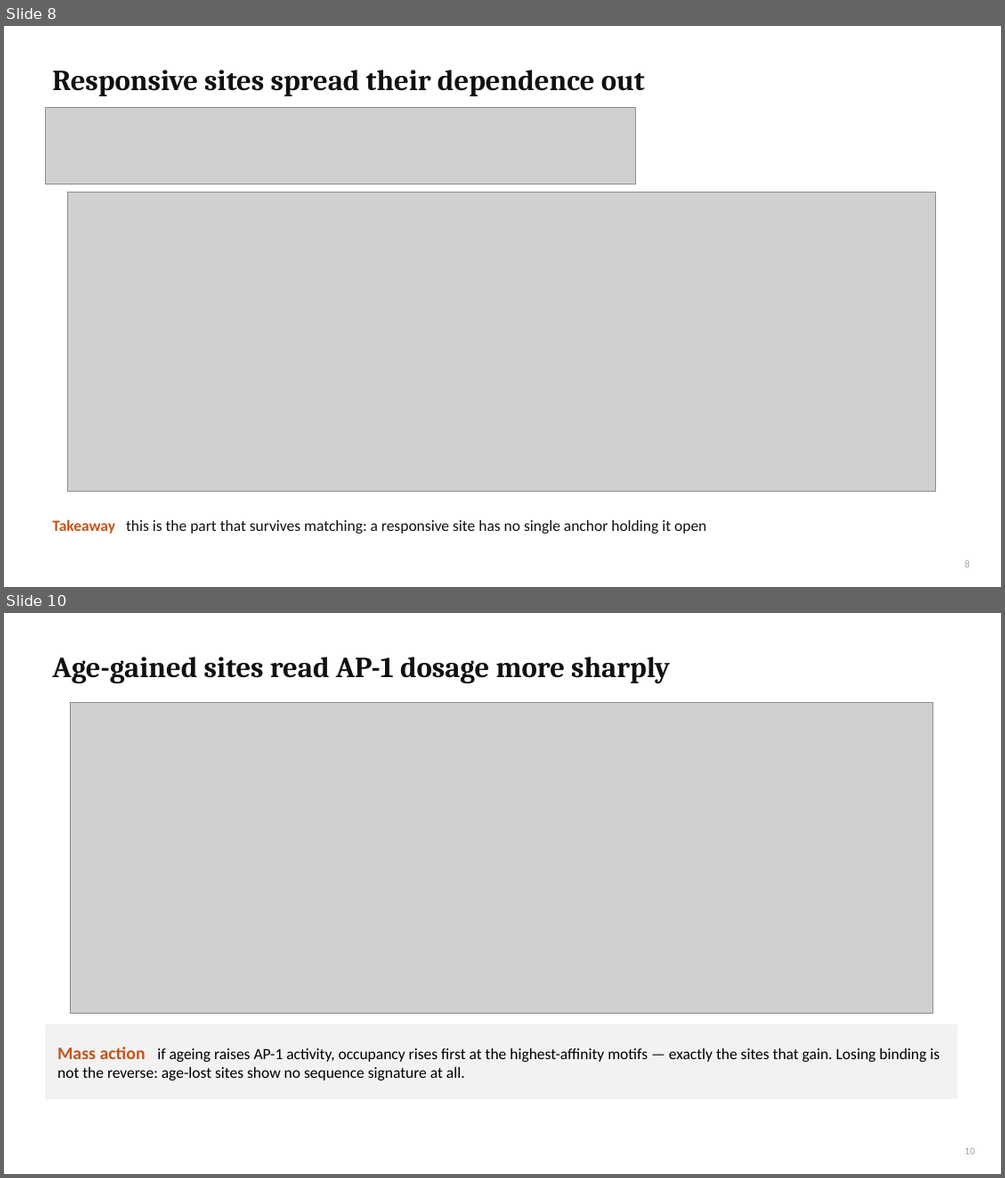
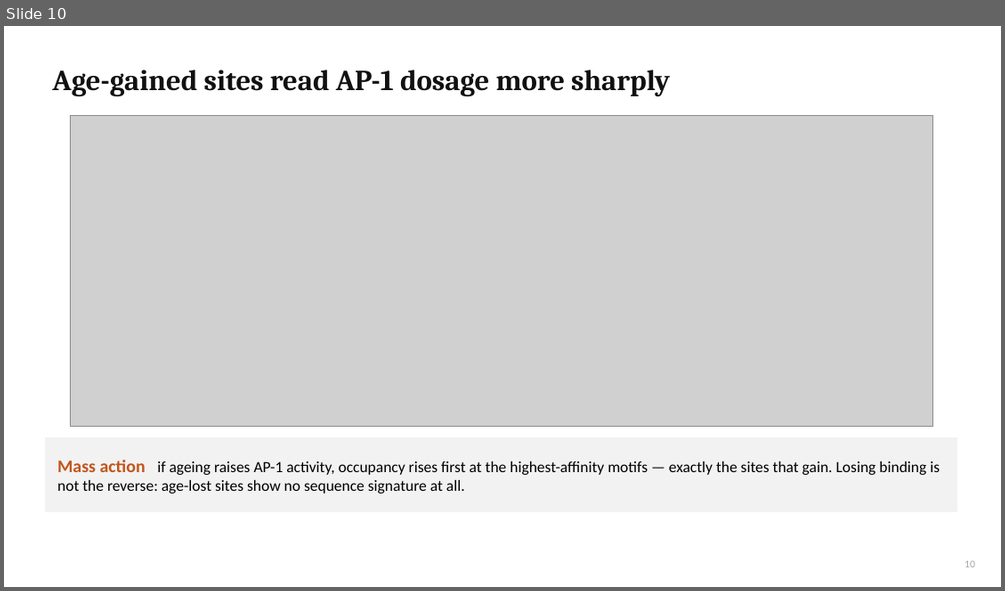
Before and after one commit to cytokine4242/Alpha_Genome_Ap1, a slide deck: Analysis/AP1_AlphaGenome_results.pptx. Shown one above the other, each under a label of ours: slides 8 and 10 before the commit, slide 10 after it; the slides between them are not shown. The pictures are 1005x1178 and 1005x591 pixels, drawn with LibreOffice and Linux fonts; fonts in the diff are those of the drawing; grey boxes stand for pictures. Boxes give left, top, right and bottom in pixels: in the first picture for what was removed or moved away, otherwise in the second. Text is boxed around its words. In the diff, an @@ line names an element or a change of style, - is before the commit and + after.

```diff
--- a/Analysis/AP1_AlphaGenome_results.pptx
+++ b/Analysis/AP1_AlphaGenome_results.pptx
@@ slide 8 removed at (4, 26, 1001, 587), background #FFFFFF @@
@@ title removed at (52, 70, 645, 96) @@
-Responsive sites spread their dependence out
@@ picture removed at (45, 108, 636, 184) @@
@@ picture removed at (67, 192, 936, 491) @@
@@ text removed at (52, 519, 706, 533) @@
-Takeaway this is the part that survives matching: a responsive site has no single anchor holding it open
@@ page number removed at (964, 560, 970, 567) @@
-8
```
Also in this commit, not shown: 2 slides changed, 1 slide added, 8 other files.
